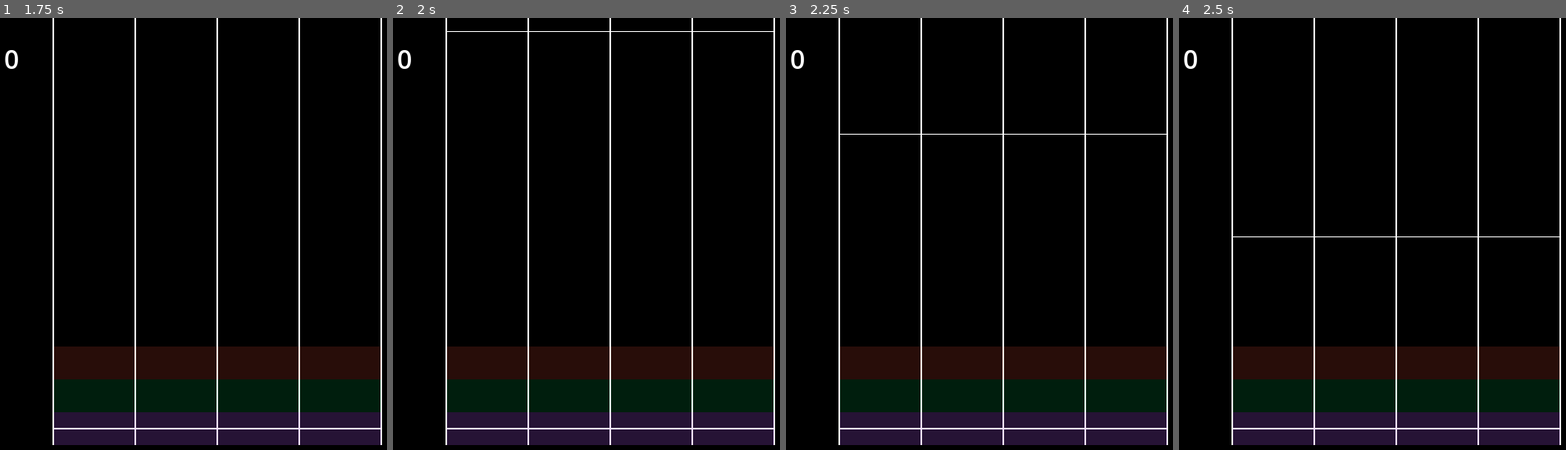
Above: before the commit, frames 1-4 (left to right).
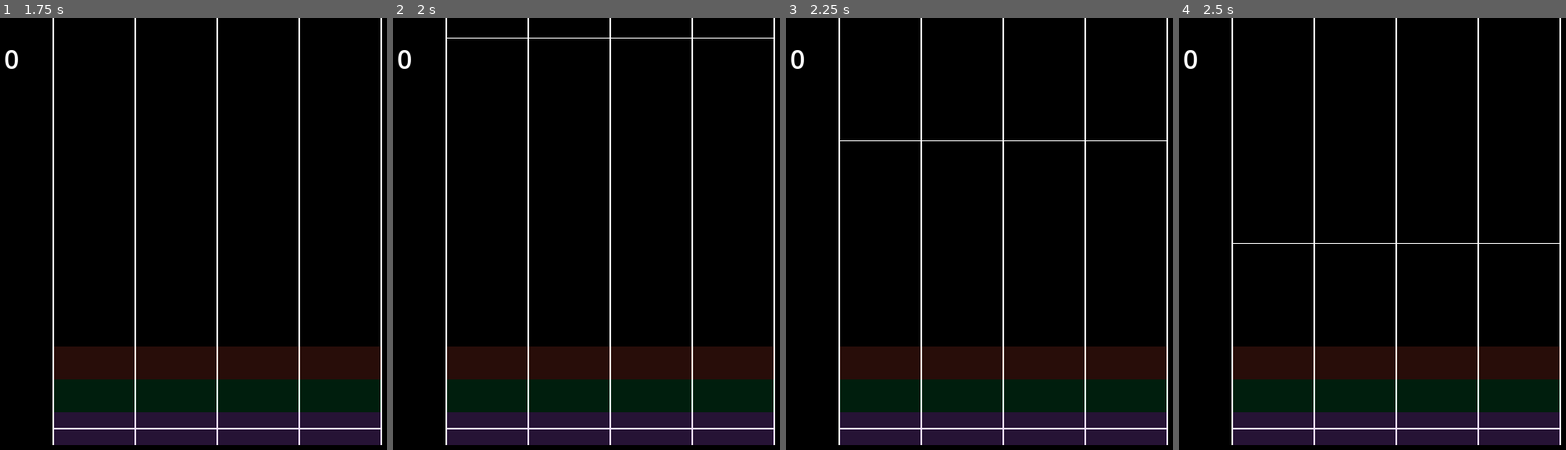
Above: after the commit, the same moments.

Repository: scenent/gd-rhythm
Game: Godot game, scene res://main.tscn
Two runs of this game, one before a commit and one after it. Both use one fixed random seed, a clock stepped at 60 frames per second and the inputs below. Sound files missing from this copy of the repository are replaced by a short silence.
Inputs:
- Up to frame 1 (1.75 s): tap Enter at 0.5 s; tap Space at 1.25 s
- Up to frame 2 (2 s): no input
- Up to frame 3 (2.25 s): tap Enter at 2 s
- Up to frame 4 (2.5 s): no input

Frame 1 is identical in both runs. In frame 2, 0.3% of the frame differs, in the area x 13-99%, y 3-5%; in frame 3, 0.3%; in frame 4, 0.3%.

Commit message:
Update main.gd

Diff:
--- a/main.gd
+++ b/main.gd
@@ -158,7 +158,7 @@
 	get_node(audio).play()
 	set_physics_process(true)
 
-func _physics_process(_delta) -> void:
+func _process(_delta) -> void:
 	# 현재 음원 재생 시간 얻기
 	currentSongPos = get_node(audio).get_playback_position()
 	currentSongPos -= AudioServer.get_output_latency()
